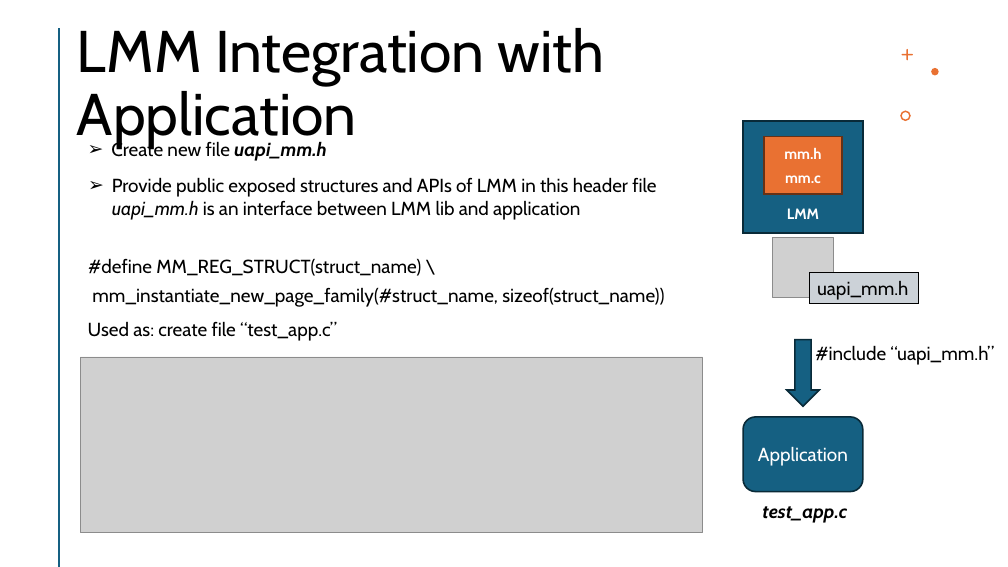
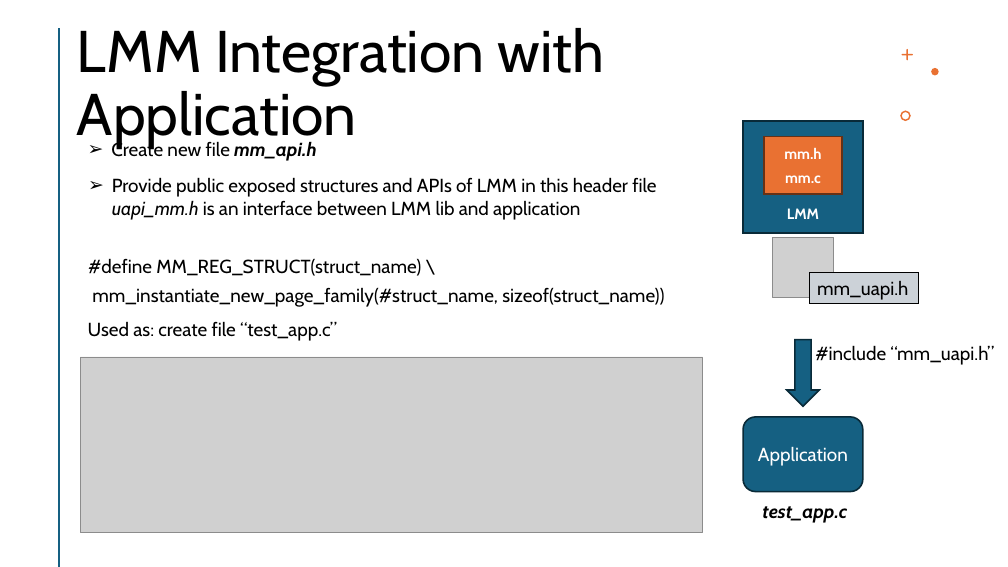
Before and after one commit to Mahmoud-Abdelraouf/STmicro-System-Programming-under-Linux, a slide deck: slide 25 of 04.Advanced/Tasks/Heap_Memory_Manager/HeapMemoryManager.pptx. Drawn at 1008x567 pixels with LibreOffice and Linux fonts; fonts in the diff are those of the drawing; grey boxes stand for pictures. Boxes give left, top, right and bottom in pixels: in the first picture for what was removed or moved away, otherwise in the second. Text is boxed around its words. In the diff, an @@ line names an element or a change of style, - is before the commit and + after.

```diff
--- a/04.Advanced/Tasks/Heap_Memory_Manager/HeapMemoryManager.pptx
+++ b/04.Advanced/Tasks/Heap_Memory_Manager/HeapMemoryManager.pptx
@@ text at [111,140,316,161]: text changed @@
-➢ Create new file uapi_mm.h
+➢ Create new file mm_api.h
@@ text in rectangle at [817,281,908,300]: text changed @@
-uapi_mm.h
+mm_uapi.h
@@ text at [815,345,994,365]: text changed @@
-#include “uapi_mm.h”
+#include “mm_uapi.h”
```
Also in this commit, not shown: 3 other slides changed, 14 slides added, 1 slide removed.
